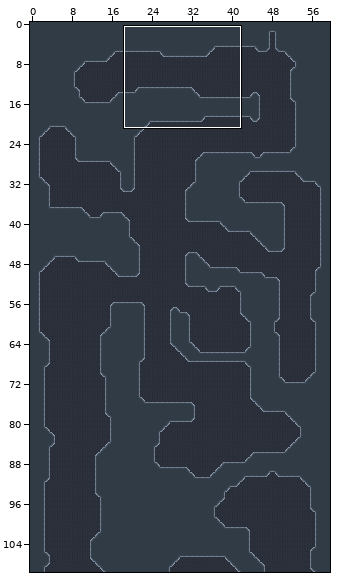
An edit to a level. Tiled map, assets/map/level00.tmx. Above, an overview of the earlier version with the close-up marked.
Close-up. Old version:
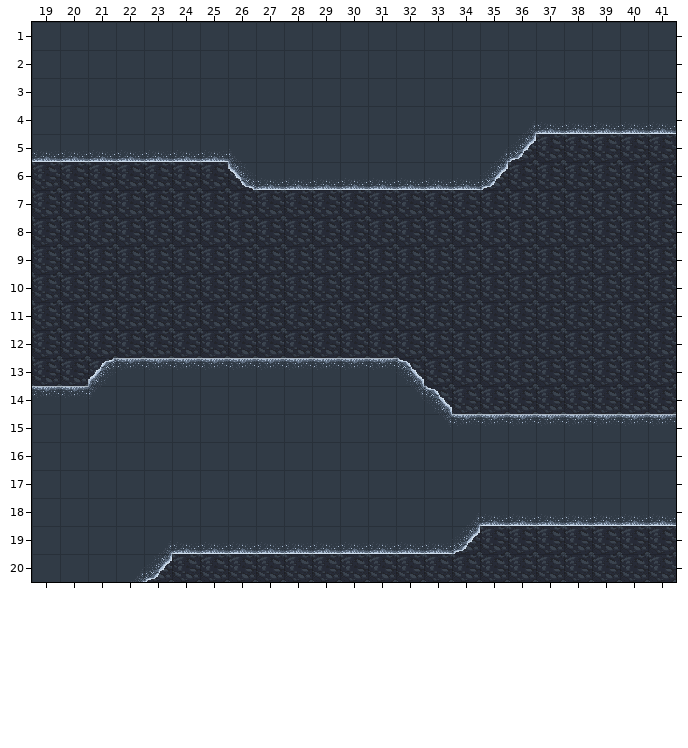
Cells are 32x32 px. Shown: x 19..41, y 1..20. The commit also changed other parts of the map, which this record leaves out.
New version:
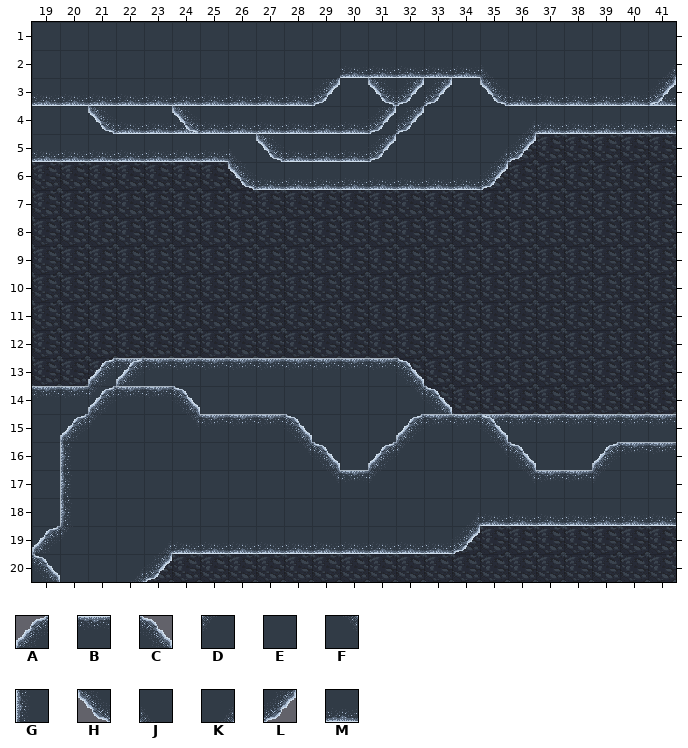
Key: from "slopes": A 11, B 12, C 14, D 20, E 21, F 23, G 28, H 37, J 38, K 41, L 42, M 48.
_ is an empty cell.
Tiles of an added or newly shown layer are drawn over the layers below it.
From old to new:
Layer "background":
The edit turns tile E into tile M in row 3 at x 41; in row 4 at x 24 to 28.
Layer "forground" (added):
There is now tile A in row 13 at x 22; in row 14 at x 21; in row 15 at x 20 and 32; in row 16 at x 31 and 39; in row 19 at x 19.
There is now tile B in row 14 at x 22 to 23; in row 15 at x 25 to 27 and 33; in row 16 at x 40 to 41; in row 17 at x 30 and 37 to 38.
There is now tile C in row 14 at x 24; in row 15 at x 28 and 35; in row 16 at x 29 and 36; in row 20 at x 19.
There is now tile D in row 15 at x 21; in row 16 at x 32; in row 17 at x 31 and 39; in row 19 at x 20.
There is now tile F in row 15 at x 24; in row 16 at x 28 and 35; in row 17 at x 29 and 36.
There is now tile G in rows 16 to 18 at x 20.
There is now tile H in row 3 at x 31 and 35; in row 4 at x 21 and 24; in row 5 at x 27.
There is now tile J in row 2 at x 35.
There is now tile K in row 2 at x 41.
There is now tile L in row 3 at x 29, 32 to 33 and 41; in row 4 at x 31 to 32; in row 5 at x 31.
There is now tile M in row 2 at x 30 to 34; in row 3 at x 19 to 28 and 36 to 40; in row 4 at x 22 to 23 and 29 to 30; in row 5 at x 28 to 30.
Changed places in both close-ups, as pixel boxes (x1, y1, x2, y2):
changed: (32, 65, 676, 162)
added: (32, 358, 452, 582)
added: (480, 414, 676, 483)
